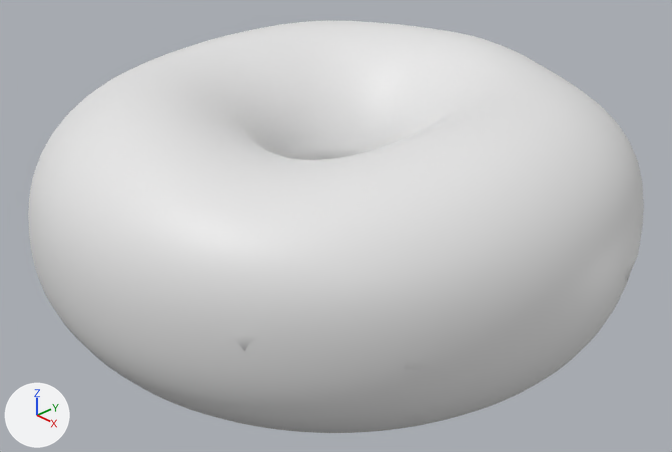
Before and after pictures for a commit that changed the Blender file donut 3.blend.
The view is the same before and after, from a 50 mm lens placed at (1.366, -1.284, 0.85), pointed at (0.023, -0.02, -0.053). Arrows for +X, +Y and +Z are at lower left; the lights stay in place.

Objects in the first picture: 'Donut', 'icing'.
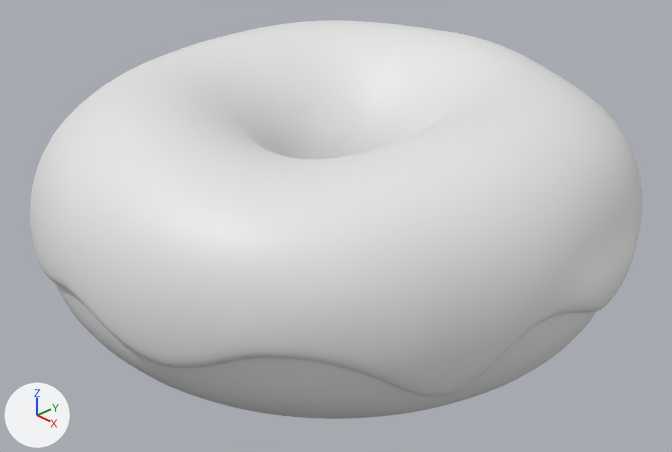
The change in detail:
Object 'Donut' (ob_donut) loses its SOLIDIFY modifier named 'Solidify'.
Modifier setting removed (it was thickness = 0.025).
Modifier setting removed (it was offset = 1.0).
Modifier setting removed (it was edge_crease_inner = 1.0).
Modifier setting: levels = 2.
Object 'icing' (ob_icing) gains a SUBSURF modifier named 'Subdivision'.
Modifier setting: levels = 2.

Pixel boxes (x1, y1, x2, y2) of what changed, in the pictures (672 x 452 px):
'Donut', modifiers changed: before (28, 21, 643, 433); after (54, 282, 597, 419)
'icing', moved, modifiers changed: before (51, 33, 644, 370); after (30, 20, 642, 397)
